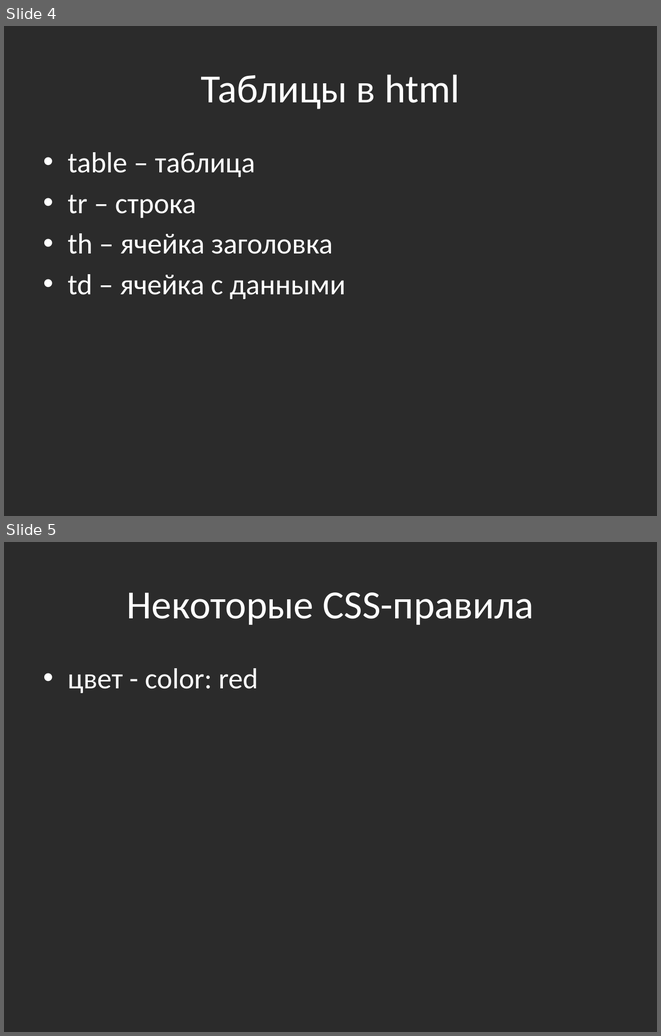
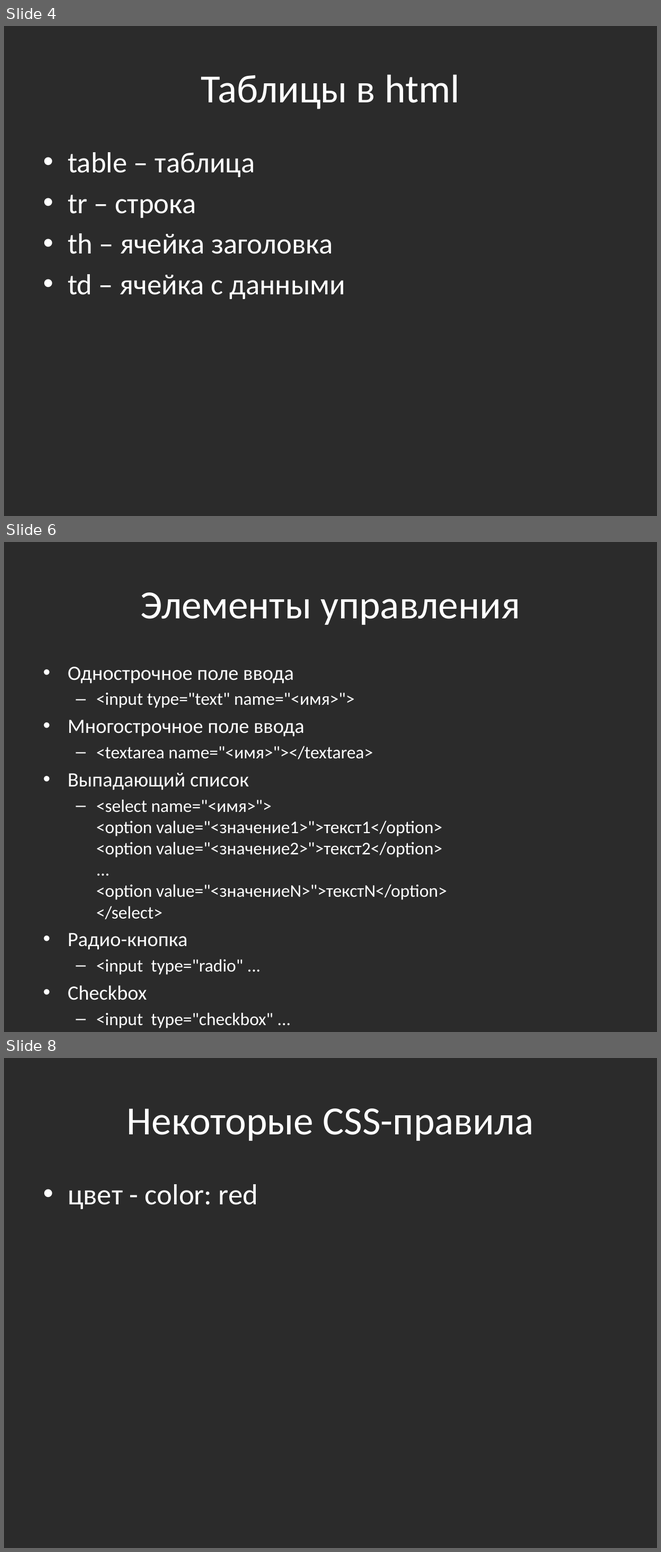
Before and after one commit to bazile/AspNetMvcTraining, a slide deck: html-css-js.pptx. Shown one above the other, each under a label of ours: slides 4 and 5 before the commit, slides 4, 6 and 8 after it; the slides between them are not shown. The pictures are 661x1036 and 661x1552 pixels, drawn with LibreOffice and Linux fonts; fonts in the diff are those of the drawing; background and template pictures are left out; a plain dark background stands for a picture behind light text. Boxes give left, top, right and bottom in pixels: in the first picture for what was removed or moved away, otherwise in the second. Text is boxed around its words. In the diff, an @@ line names an element or a change of style, - is before the commit and + after.

```diff
--- a/html-css-js.pptx
+++ b/html-css-js.pptx
@@ slide 6 added at <box>4,542,657,1032</box>, background picture (left out) @@
@@ title added at <box>140,592,520,625</box>, 44 pt, text #FFFFFF @@
+Элементы управления
@@ text added at <box>68,667,447,974</box>, 19.6 pt, text #FFFFFF @@
+• Однострочное поле ввода
+  – <input type="text" name="<имя>">
+• Многострочное поле ввода
+  – <textarea name="<имя>"></textarea>
+• Выпадающий список
+  – <select name="<имя>">
+    <option value="<значение1>">текст1</option>
+    <option value="<значение2>">текст2</option>
+    ...
+    <option value="<значениеN>">текстN</option>
+    </select>
+• Радио-кнопка
+  – <input type="radio" ...
+• Checkbox
+  – <input type="checkbox" ...
@@ what was slide 5 is now slide 8 @@
```
Also in this commit, not shown: 2 other slides added.
